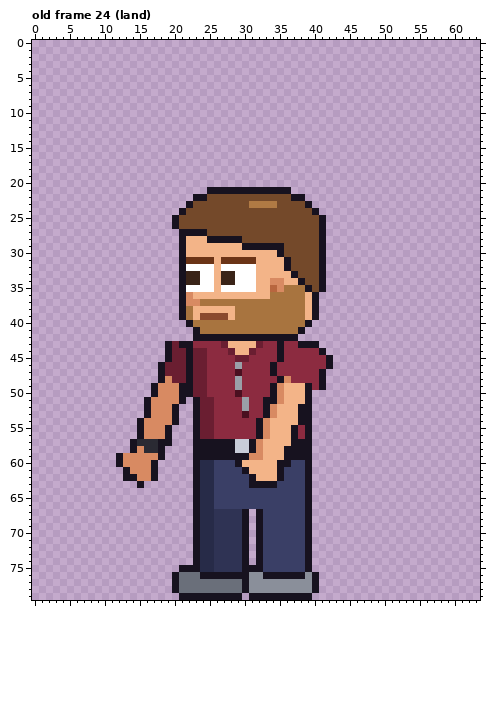
Pixel-art file, stored at sprites/staff/office_adult_left_anim.aseprite. The picture above is the old version.
64x80 pixels, 123 frames. Colours within 5 levels of each other are drawn and written as one. Shown: old frame 24 (land). The commit also changed other frames, which this record leaves out.
After:
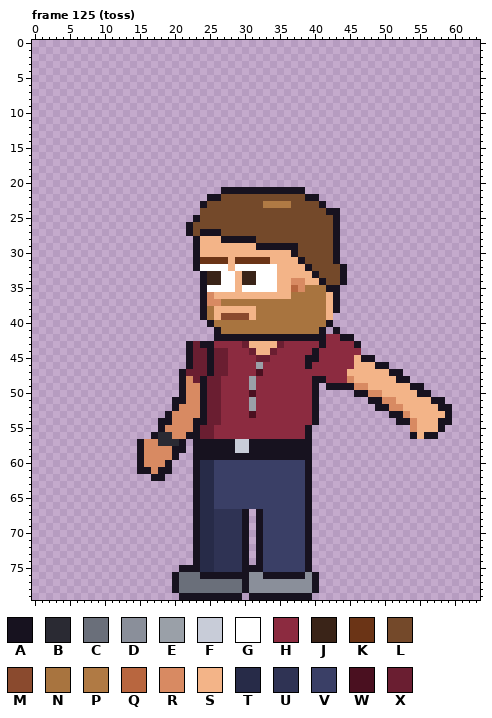
Palette (. is transparent): A #17121f  B #2a2a33  C #6a6f7a  D #8a8f9a  E #9aa0a8  F #c8ccd8  G #ffffff  H #8c2b40  J #3a2418  K #6b3416  L #74492a  M #8a4a2e  N #a8743f  P #b07a44  Q #b8663f  R #d88a62  S #f3b488  T #272b48  U #2f3354  V #3a3f66  W #4a1020  X #6a1e31
A new or re-ordered frame is compared with the old frame closest to it.
What changed:
frames 123 -> 129
Frame 125 (toss) is new; against old frame 24 (land):
y 21: x 25..26 AA -> ..; x 37..38 .. -> AA
y 22: x 23..26 AALL -> ..AA; x 37..40 AA.. -> LLAA
y 23: x 22..24 ALL -> ..A; x 31..32 PP -> LL; x 35..36 LL -> PP; x 39..41 A.. -> LLA
y 24: x 21..23 ALL -> ...; x 40..43 A... -> LLAA
y 25: x 20..23 ALLL -> ...A; x 41..43 A.. -> LLA
y 26: x 20..22 ALL -> ..A; x 41..43 A.. -> LLA
y 27: x 21 A -> .; x 23 A -> L; x 25..26 LL -> AA; x 41..43 A.. -> LLA
y 28: x 21..23 ASS -> ..A; x 25..26 AA -> SS; x 30..31 LL -> AA; x 41..43 A.. -> LLA
y 29: x 21..23 ASS -> ..A; x 30..31 AA -> SS; x 36..37 LL -> AA; x 41..43 A.. -> LLA
y 30: x 21..23 ASS -> ..A; x 35..37 ALL -> SSA; x 41..43 A.. -> LLA
y 31: x 21..23 AKK -> ..A; x 26 S -> K; x 28 K -> S; x 32..33 SS -> KK; x 36..38 ALL -> SSA; x 41..43 A.. -> LLA
y 32: x 21..23 AGG -> ..A; x 26 S -> G; x 28 G -> S; x 32..34 SSS -> GGG; x 36..39 ALLL -> SSSA; x 41..44 A... -> LLLA
y 33: x 21..34 AJJGGSJJGGGSSS -> ...AJJGGSJJGGG; x 37..44 ALLLA... -> SSSALLLA
y 34: x 21..35 AJJGGSJJGGGSSRR -> ...AJJGGSJJGGGS; x 37..40 SALL -> RRSS; x 42..44 ... -> LLA
y 35: x 21..24 AGGG -> ...A; x 26 S -> G; x 29 G -> S; x 32..43 SSQRNNNALA.. -> GGGSSQRNNNAA
y 36: x 21..25 ARSSS -> ...AR; x 34..36 NNN -> SSS; x 39..43 SA... -> NNNSA
y 37: x 21..26 ARRNNN -> ...ARR; x 39..43 SA... -> NNNSA
y 38: x 21..25 ANSSS -> ...AN; x 29..31 NNN -> SSS; x 39..43 SA... -> NNNSA
y 39: x 21..26 ANSMMM -> ...ANS; x 28..31 SNNN -> MMMS; x 39..42 SA.. -> NNNS
y 40: x 22..25 ANNN -> ...A; x 39..42 A... -> NNNA
y 41: x 23..26 ANNN -> ...A; x 38..41 A... -> NNNA; x 43 . -> A
y 42: x 23..25 AAA -> ...; x 38..45 ........ -> AAAAHHAA
y 43: x 19..21 AXA -> ...; x 23..25 HHH -> XAA; x 27..30 XSSS -> HHHX; x 32..35 XHHA -> SSSX; x 38..46 AAA...... -> HHHAHHHHA
y 44: x 19..21 AXX -> ...; x 25..30 HHHXSS -> AXXHHH; x 32..35 HHHA -> SSXH; x 40..46 HA..... -> AHHHHHH
y 45: x 19..21 AXX -> ...; x 25..27 HHH -> AXX; x 29..30 XX -> HH; x 32..33 HH -> XX; x 35 A -> H; x 39..40 HH -> AA; x 42..48 A...... -> HHHHSAA
y 46: x 18..21 AXXX -> ....; x 25..27 HHH -> AXX; x 29 E -> H; x 32 H -> E; x 34 A -> H; x 39 H -> A; x 42..50 A........ -> HHHHSSSAA
y 47: x 18..22 AXXXA -> ...AX; x 25..27 HHH -> AXX; x 29 W -> H; x 32 H -> W; x 34 A -> H; x 41..52 A........... -> HHHHSSSSSSAA
y 48: x 18..22 ARXXA -> ...AR; x 24..26 XHH -> AXX; x 29 E -> H; x 31 H -> E; x 35..36 AR -> HH; x 40 H -> A; x 42..53 ............ -> HHHRSSSSSSAA
y 49: x 17..20 ARRR -> ....; x 22..26 AXXHH -> RRAXX; x 29 E -> H; x 31 H -> E; x 34..55 ARSSSAHA.............. -> HHHHHHA.AAAARRSSSSSSAA
y 50: x 17..20 ARRR -> ....; x 22..26 AXXHH -> RRAXX; x 29 W -> H; x 31 H -> W; x 34..40 ARSSSA. -> HHHHHHA; x 46..56 ........... -> AARRSSSSSAA
y 51: x 16..20 ARRRR -> ....A; x 22..24 .AX -> RRA; x 26 H -> X; x 30..31 EH -> HE; x 33..40 AARSSSA. -> HHHHHHHA; x 48..58 ........... -> AARRSSSSSAA
y 52: x 16..19 ARRR -> ....; x 21..24 ..AX -> RRRA; x 26 H -> X; x 30..31 EH -> HE; x 33..40 ARSSSAA. -> HHHHHHHA; x 49..59 ........... -> AARRSSSSSAA
y 53: x 16..24 ARRRA..AX -> ...ARRRRA; x 26 H -> X; x 30..31 WH -> HW; x 33..40 ARSSSAA. -> HHHHHHHA; x 51..59 ......... -> AARSSSSSA
y 54: x 15..22 ARRRRA.. -> ...AARRR; x 24 X -> A; x 26 H -> X; x 32..40 ARSSSSAA. -> HHHHHHHHA; x 52..59 ........ -> AARSSSAA
y 55: x 15..22 ARRRA... -> ...ARRRR; x 32..37 ARSSSA -> HHHHHH; x 54..58 ..... -> RSSSA
y 56: x 15..22 ARRRA... -> ..ABBRRA; x 32..37 ARSSSA -> HHHHHH; x 54..57 .... -> ASAA
y 57: x 14..21 ABBBAA.. -> .ARRBBBA; x 32..36 RSSSS -> AAAAA
y 58: x 14..21 ARBBA... -> .ARRRRAA; x 32..35 RSSS -> AAAA
y 59: x 12..15 ARRR -> ...A; x 18..20 A.. -> RRA; x 31..35 RRSSS -> AAAAA
y 60: x 12..15 ARRR -> ...A; x 17..19 A.. -> RRA; x 29..36 ASSSSSAA -> VVVVVVVV
y 61: x 13..19 ARRRA.. -> ..AARAA; x 30..35 ASSSSA -> VVVVVV
y 62: x 13..16 AARR -> ....; x 18 . -> A; x 31..35 ASSSA -> VVVVV
y 63: x 15 A -> .; x 31..34 AAAA -> VVVV
Changed places in both pictures, as pixel boxes (x1, y1, x2, y2):
changed: (116, 187, 452, 488)
